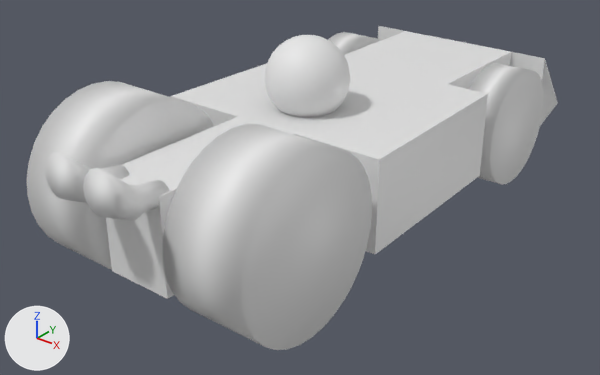
The Blender file Brackeys2022/Assets/Meshes/Kart.blend as it was, and as the next commit left it.
The view is the same before and after, from a 50 mm camera at (1.155, -1.559, 0.803) aimed at (-0.059, -0.042, -0.138). The axes (+X, +Y, +Z) are drawn at lower left. The lights are the same throughout.

The older version as bpy lines, for what is in view:
```python
ob_body = bpy.data.objects.new('Body', me_cube)
ob_body.location = (0.0, 0.0, 0.0)
ob_body.scale = (0.28, 0.75, -0.125)
ob_driver = bpy.data.objects.new('Driver', me_sphere)
ob_driver.location = (-0.001, -0.086, 0.181)
ob_driver.scale = (0.101, 0.101, 0.101)
ob_exhaust = bpy.data.objects.new('Exhaust', me_cylinder)
ob_exhaust.location = (0.056, -0.638, 0.104)
ob_exhaust.rotation_euler = (1.396, 0.0, 0.0)  # degrees (80, 0, 0)
ob_exhaust.scale = (0.0265, 0.0265, 0.0265)
ob_wheel_front = bpy.data.objects.new('Wheel-Front', me_cylinder_001)
ob_wheel_front.parent = ob_body
ob_wheel_front.location = (0.452, 0.45, -0.0364)
ob_wheel_front.rotation_euler = (0.0, -1.571, 0.0)  # degrees (0, -90, 0)
ob_wheel_front.scale = (0.159, 0.159, 0.0918)
ob_wheel_rear = bpy.data.objects.new('Wheel-Rear', me_cylinder_001)
ob_wheel_rear.parent = ob_body
ob_wheel_rear.location = (0.379, -0.466, 0.0)
ob_wheel_rear.rotation_euler = (0.0, -1.571, 0.0)  # degrees (0, -90, 0)
ob_wheel_rear.scale = (0.202, 0.202, 0.178)
```
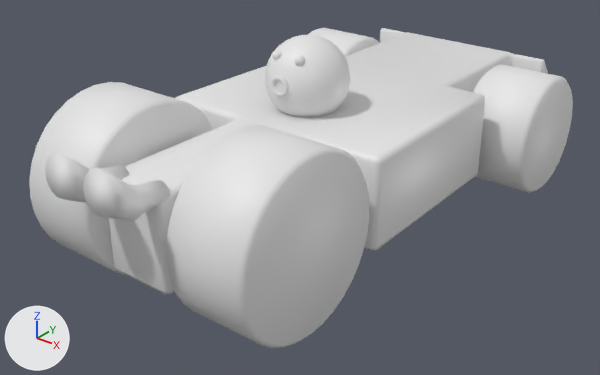
Patch to the scene script:
```diff
--- a/Brackeys2022/Assets/Meshes/Kart.blend.py
+++ b/Brackeys2022/Assets/Meshes/Kart.blend.py
@@ me_cube @@
 # used by ob_body; location = (0.0, 0.0, 0.0); scale = (0.28, 0.75, -0.125)
-me_cube.from_pydata(...)  # 41 vertices, 30 faces; spans x -1.1..1.1, y -0.85..1.32, z -0.89..0.91
+me_cube.from_pydata(...)  # 41 vertices, 30 faces; spans x -0.31..0.31, y -0.64..0.99, z -0.11..0.11
+# me_cube part 1: the whole mesh is rebuilt
 me_cube.materials.append(mat_material)
@@ me_cylinder_001 @@
 me_cylinder_001.from_pydata(...)  # 64 vertices, 34 faces; spans x -1.0..1.0, y -1.0..1.0, z -1.0..1.0
 # used by ob_wheel_rear; parent = ob_body; location = (0.379, -0.466, 0.0); rotation_euler = (0.0, -1.571, 0.0), in degrees (0, -90, 0); scale = (0.202, 0.202, 0.178)
+# me_cylinder_001 part 2: the whole mesh is scaled about its middle by (0.202, 0.202, 0.0997)
@@ me_sphere @@
 me_sphere.from_pydata(...)  # 482 vertices, 512 faces; spans x -1.0..1.0, y -1.0..1.0, z -1.0..1.0
 # used by ob_driver; location = (-0.001, -0.086, 0.181); scale = (0.101, 0.101, 0.101)
+# me_sphere part 3: the whole mesh is scaled about its middle by 0.101
@@ ob_body @@
 ob_body.location = (0.0, 0.0, 0.0)
-ob_body.scale = (0.28, 0.75, -0.125)
-_m = ob_body.modifiers.new('EdgeSplit', 'EDGE_SPLIT')
-_m.split_angle = 1.04
+_m = ob_body.modifiers.new('Bevel', 'BEVEL')
+_m.segments = 2
@@ ob_wheel_rear @@
 ob_wheel_rear.parent = ob_body
-ob_wheel_rear.matrix_parent_inverse = Matrix(((2.0, 0.0, 0.0, 0.0), (0.0, 1.333, 0.0, 0.0), (0.0, 0.0, -8.0, 0.0), (0.0, 0.0, 0.0, 1.0)))
-ob_wheel_rear.location = (0.379, -0.466, 0.0)
+ob_wheel_rear.location = (0.212, -0.466, 0.0)
 ob_wheel_rear.rotation_euler = (0.0, -1.571, 0.0)  # degrees (0, -90, 0)
-ob_wheel_rear.scale = (0.202, 0.202, 0.178)
 _m = ob_wheel_rear.modifiers.new('Mirror', 'MIRROR')
 _m.mirror_object = ob_body
+_m = ob_wheel_rear.modifiers.new('Bevel', 'BEVEL')
+_m.width = 0.01
+_m.width_pct = 0.01
@@ ob_wheel_front @@
-ob_wheel_front = bpy.data.objects.new('Wheel-Front', me_cylinder_001)
@@ ob_driver @@
 ob_driver.location = (-0.001, -0.086, 0.181)
-ob_driver.scale = (0.101, 0.101, 0.101)
@@ ob_eyes @@
+ob_eyes = bpy.data.objects.new('Eyes', me_sphere_001)  # 482 vertices, 512 faces; spans x 0.2561..0.2805, y -0.6166..-0.5922, z 0.2702..0.2945; modifiers MIRROR
+ob_eyes.parent = ob_driver
+ob_eyes.location = (-0.301, 0.45, -0.0364)
@@ ob_wheel_front_left @@
+ob_wheel_front_left = bpy.data.objects.new('Wheel-Front-Left', me_cylinder_002)  # a 32-sided cylinder along z spanning x -0.159..0.159, y -0.159..0.159, z -0.092..0.092; modifiers BEVEL
+ob_wheel_front_left.parent = ob_body
+ob_wheel_front_left.location = (-0.301, 0.45, -0.0364)
+ob_wheel_front_left.rotation_euler = (0.0, -1.571, 0.0)  # degrees (0, -90, 0)
@@ ob_wheel_front_right @@
+ob_wheel_front_right = bpy.data.objects.new('Wheel-Front.Right', me_cylinder_003)  # a 32-sided cylinder along z spanning x -0.159..0.159, y -0.159..0.159, z -0.092..0.092; modifiers BEVEL
+ob_wheel_front_right.parent = ob_body
+ob_wheel_front_right.location = (0.301, 0.45, -0.0364)
+ob_wheel_front_right.rotation_euler = (0.0, -1.571, 0.0)  # degrees (0, -90, 0)
```

Where the change shows, as pixel boxes (x1, y1, x2, y2) in the pictures (600 x 375 px; the box of a moved part takes in the faces that stretch with it):
'Wheel-Rear', reshaped, modifiers changed, rescaled, moved
    before: (27, 81, 372, 350)
    after: (29, 82, 369, 348)
'Body', reshaped, modifiers changed, rescaled
    before: (106, 26, 558, 299)
    after: (109, 28, 548, 294)
'Wheel-Front.Right', added
    after: (473, 64, 573, 193)
'Wheel-Front', deleted
    before: (328, 32, 544, 185)
'Exhaust', rescaled
    before: (45, 152, 169, 221)
    after: (45, 152, 170, 221)
'Wheel-Front-Left', added
    after: (308, 28, 379, 57)
'Mouth', now drawn
    after: (271, 75, 288, 97)
'Eyes', added
    after: (272, 50, 305, 66)
part 2 of me_cylinder_001, moved or reshaped
    before: (27, 32, 544, 350)
    after: (29, 82, 369, 348)
part 3 of me_sphere, moved or reshaped
    both: (265, 35, 346, 103)
